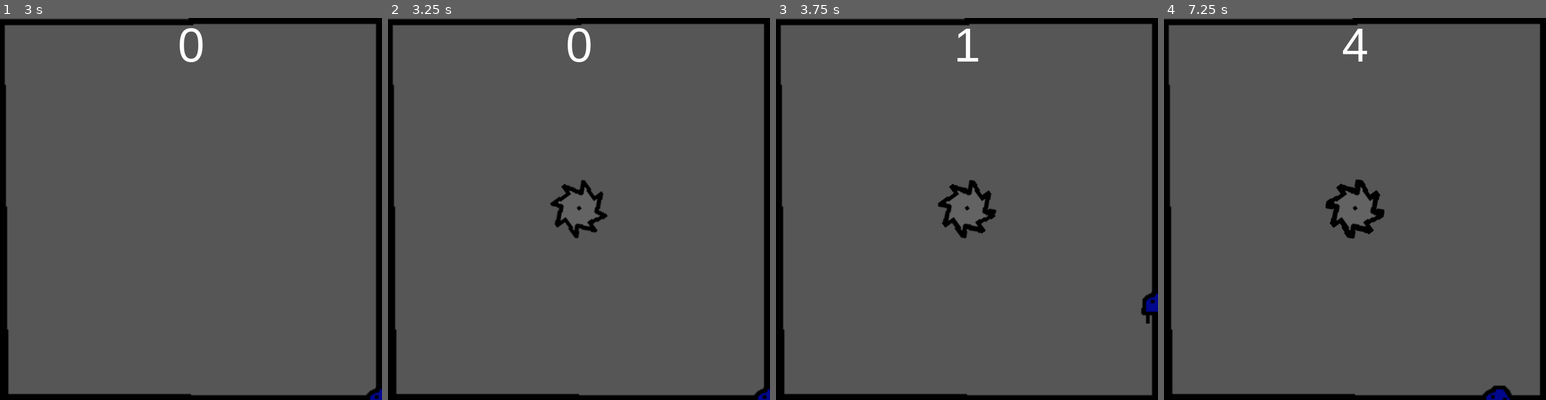
Above: before the commit, frames 1-4 (left to right).
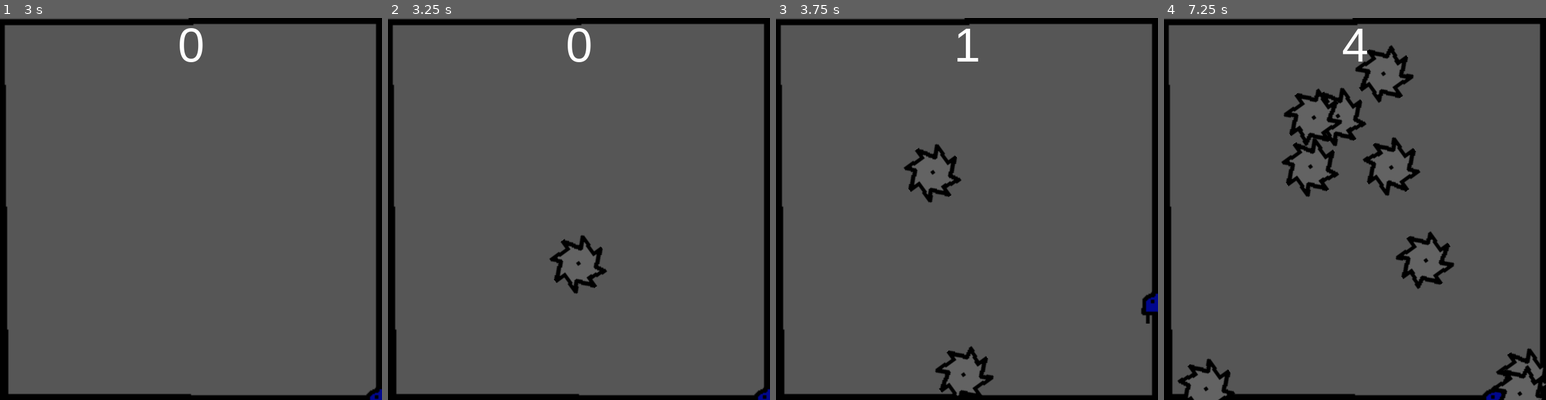
Above: after the commit, the same moments.

Repository: dulsi/SimpleDiscRoom
Game: Godot game, scene res://Main.tscn
Same seed, same stepped clock (60 frames per second), same inputs: the game is played once before the commit and once after it.
Inputs:
- Up to frame 1 (3 s): click "Start" at 0.5 s; tap Enter at 1.25 s; hold Right (ui_right) 1.28-2.03 s; hold Down (ui_down) 2.03-2.78 s; hold Right (ui_right) from 2.78 s (still down)
- Up to frame 2 (3.25 s): keep holding Right (ui_right)
- Up to frame 3 (3.75 s): release Right (ui_right) at 3.53 s; hold Up (ui_up) from 3.53 s (still down)
- Up to frame 4 (7.25 s): release Up (ui_up) at 4.28 s; hold Left (ui_left) 4.28-5.78 s; hold Down (ui_down) 5.78-6.53 s; hold Right (ui_right) from 6.53 s (still down)

Frame 1 is identical in both runs. In frame 2, 1.3% of the frame differs, in the area x 42-58%, y 42-73%; in frame 3, 2.0%; in frame 4, 5.9%, in the area x 3-100%, y 7-100%.

Commit message:
Do not slow discs down.

Diff:
--- a/Disc.gd
+++ b/Disc.gd
@@ -1,8 +1,8 @@
 extends RigidBody2D
 
 
-export var min_speed = 150  # Minimum speed range.
-export var max_speed = 250  # Maximum speed range.
+export var min_speed = 250  # Minimum speed range.
+export var max_speed = 350  # Maximum speed range.
 var screen_size
 
 # Called when the node enters the scene tree for the first time.
@@ -14,11 +14,11 @@
 	$AnimatedSprite.rotation -= 3.14 * delta
 	if position.x < 0:
 		linear_velocity.x = abs(linear_velocity.x)
-	elif position.x > screen_size.x:
+	elif position.x > screen_size.x && linear_velocity.x > 0:
 		linear_velocity.x = -1 * linear_velocity.x
 	if position.y < 0:
 		linear_velocity.y = abs(linear_velocity.y)
-	elif position.y > screen_size.y:
+	elif position.y > screen_size.y && linear_velocity.y > 0:
 		linear_velocity.y = -1 * linear_velocity.y
-	position.x = clamp(position.x, 0, screen_size.x)
-	position.y = clamp(position.y, 0, screen_size.y)
+	position.x = clamp(position.x, 0, screen_size.x - 1)
+	position.y = clamp(position.y, 0, screen_size.y - 1)
--- a/Disc.tscn
+++ b/Disc.tscn
@@ -17,6 +17,7 @@
 [node name="Disc" type="RigidBody2D"]
 collision_layer = 0
 gravity_scale = 0.0
+linear_damp = 0.0
 script = ExtResource( 2 )
 __meta__ = {
 "_edit_group_": true
@@ -27,5 +28,3 @@
 
 [node name="CollisionShape2D" type="CollisionShape2D" parent="."]
 shape = SubResource( 2 )
-
-[node name="VisibilityNotifier2D" type="VisibilityNotifier2D" parent="."]
--- a/Player.tscn
+++ b/Player.tscn
@@ -24,6 +24,8 @@
 extents = Vector2( 5, 4.43084 )
 
 [node name="Player" type="Area2D"]
+collision_layer = 3
+collision_mask = 3
 script = ExtResource( 1 )
 __meta__ = {
 "_edit_group_": true
